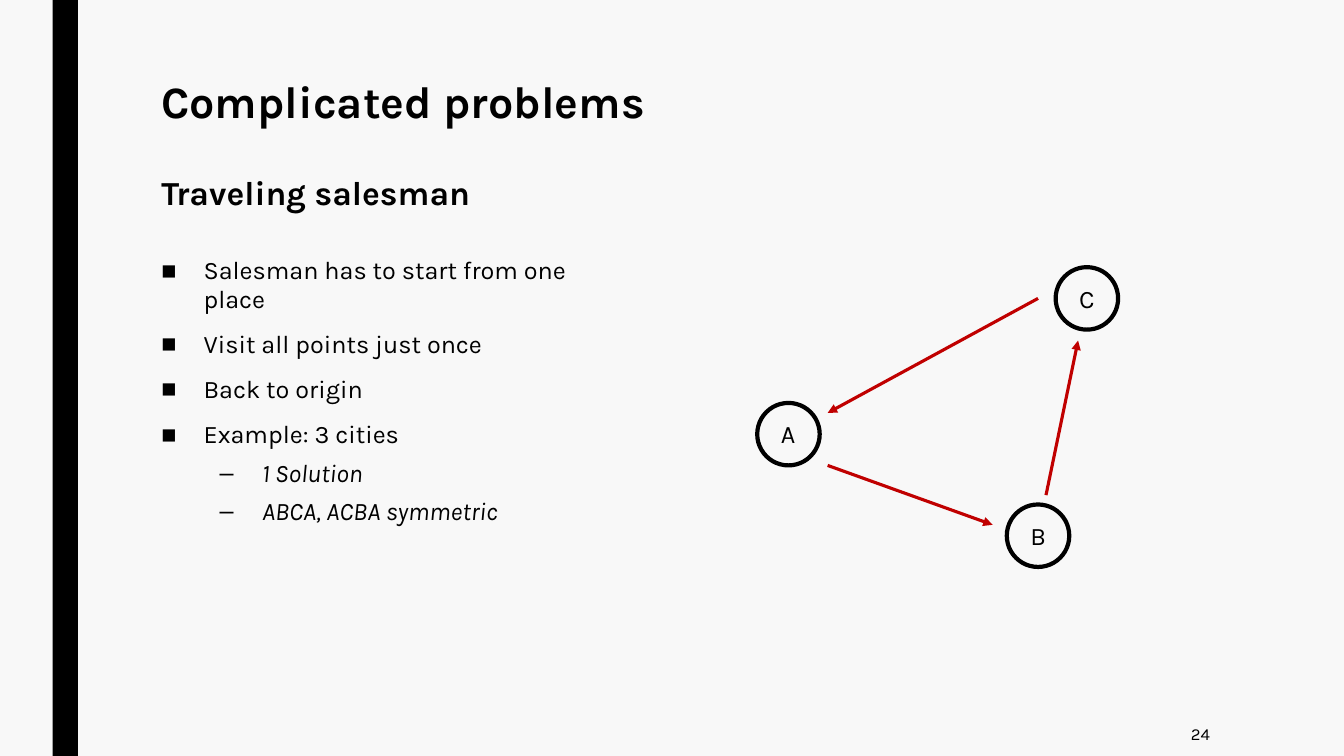
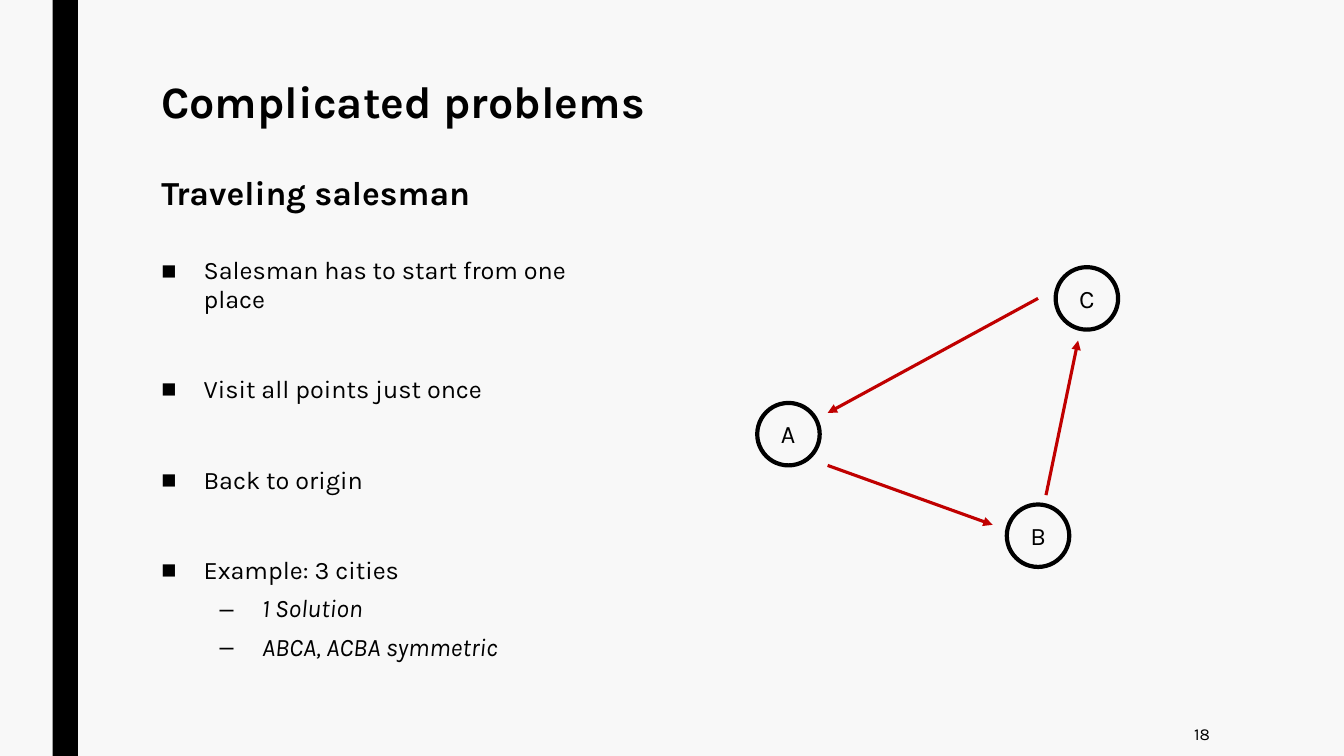
Before and after one commit to jurtasun/presentations, a slide deck: slide 17 of 202306_LMS_Complexity/230619_LMS_Complexity.ppt (slide 23 before the commit). Drawn at 1344x756 pixels with LibreOffice and Linux fonts; fonts in the diff are those of the drawing. Boxes give left, top, right and bottom in pixels: in the first picture for what was removed or moved away, otherwise in the second. Text is boxed around its words. In the diff, an @@ line names an element or a change of style, - is before the commit and + after.

```diff
--- a/202306_LMS_Complexity/230619_LMS_Complexity.ppt
+++ b/202306_LMS_Complexity/230619_LMS_Complexity.ppt
@@ text "Salesman has to start from ..." rewrapped from <box>204,261,566,526</box> to <box>204,261,566,662</box> @@
@@ page number at <box>1194,729,1210,741</box>: text changed @@
-24
+18
```
Also in this commit, not shown: 6 other slides changed, 6 slides removed.
